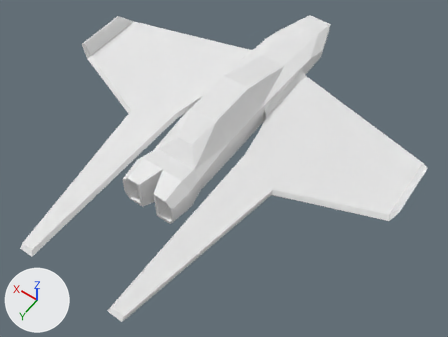
Renders of the Blender file models/modular ship.blend from each side of a commit.
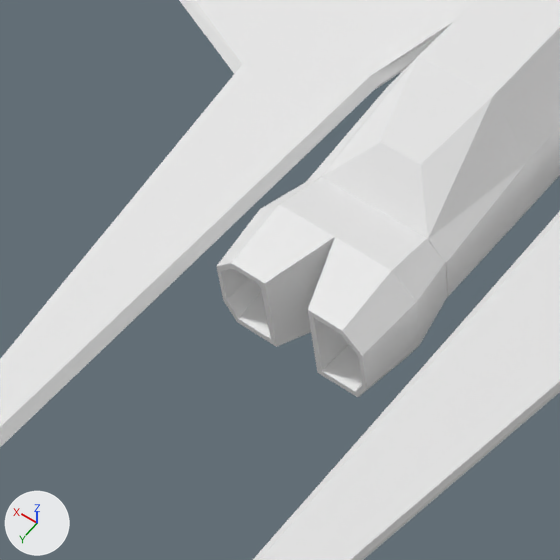
Old and new are each drawn whole from a 50 mm lens placed at (-2.75, 4.37, 5.19), pointed at (-0.3, 0.93, -0.21) and again close up on the part from 11% to 53% of the width and 26% to 83% of the height. Lighting does not change. The marker at lower left points along +X, +Y and +Z.

Objects in the first close-up: 'Body', 'Engine 2', 'Wings 1'.
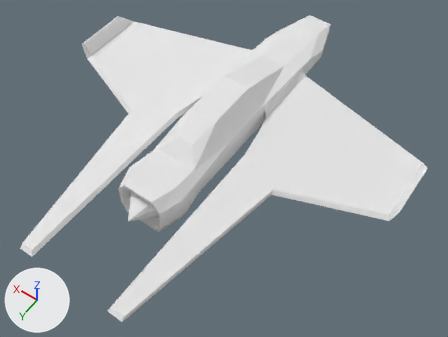
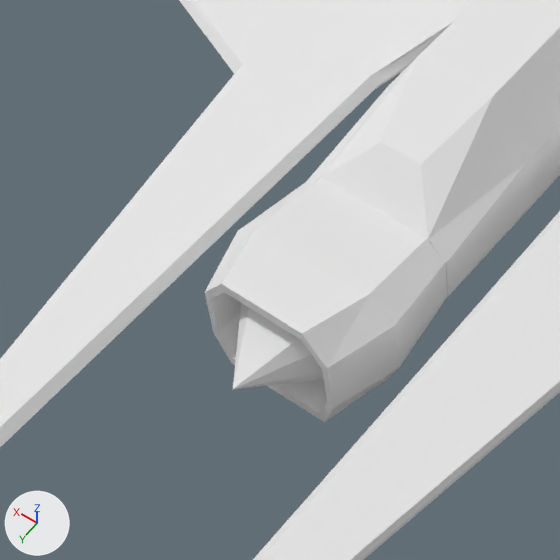
Commit message: Update modular ship

Location of each change, (x1, y1, x2, y2) in pixels of the close-ups (560 x 560 px):
'Engine 1', shown: after (205, 177, 447, 422)
'Engine 2', hidden: before (216, 177, 447, 397)

The change, as a diff of the scene's bpy script:
```diff
--- a/models/modular ship.blend.py
+++ b/models/modular ship.blend.py
@@ ob_engine_1 @@
 _m = ob_engine_1.modifiers.new('Mirror', 'MIRROR')
 _m.use_clip = True
-ob_engine_1.hide_viewport = True
@@ ob_engine_2 @@
 _m = ob_engine_2.modifiers.new('Mirror', 'MIRROR')
 _m.use_clip = True
+ob_engine_2.hide_viewport = True
```
